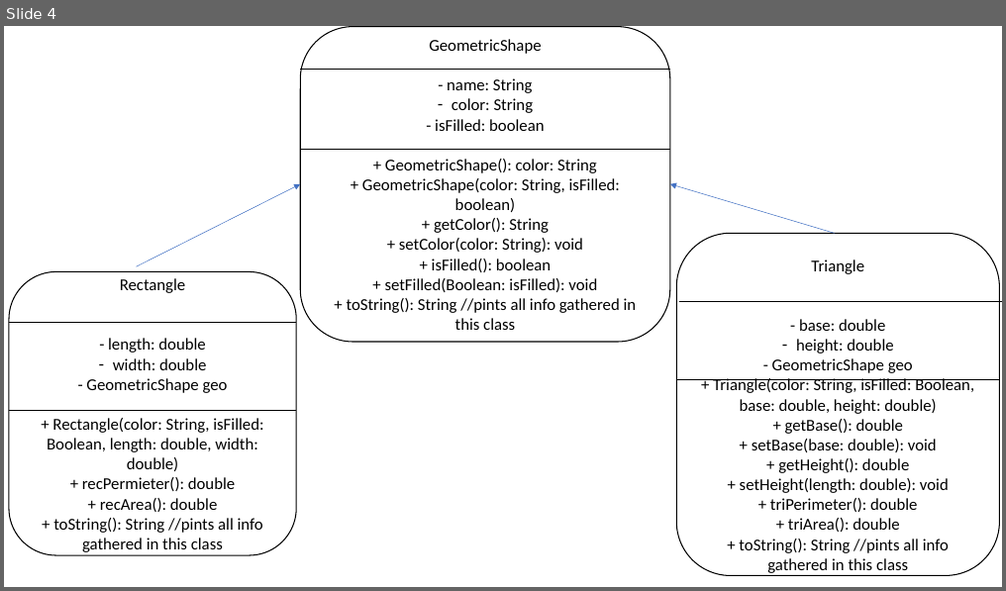
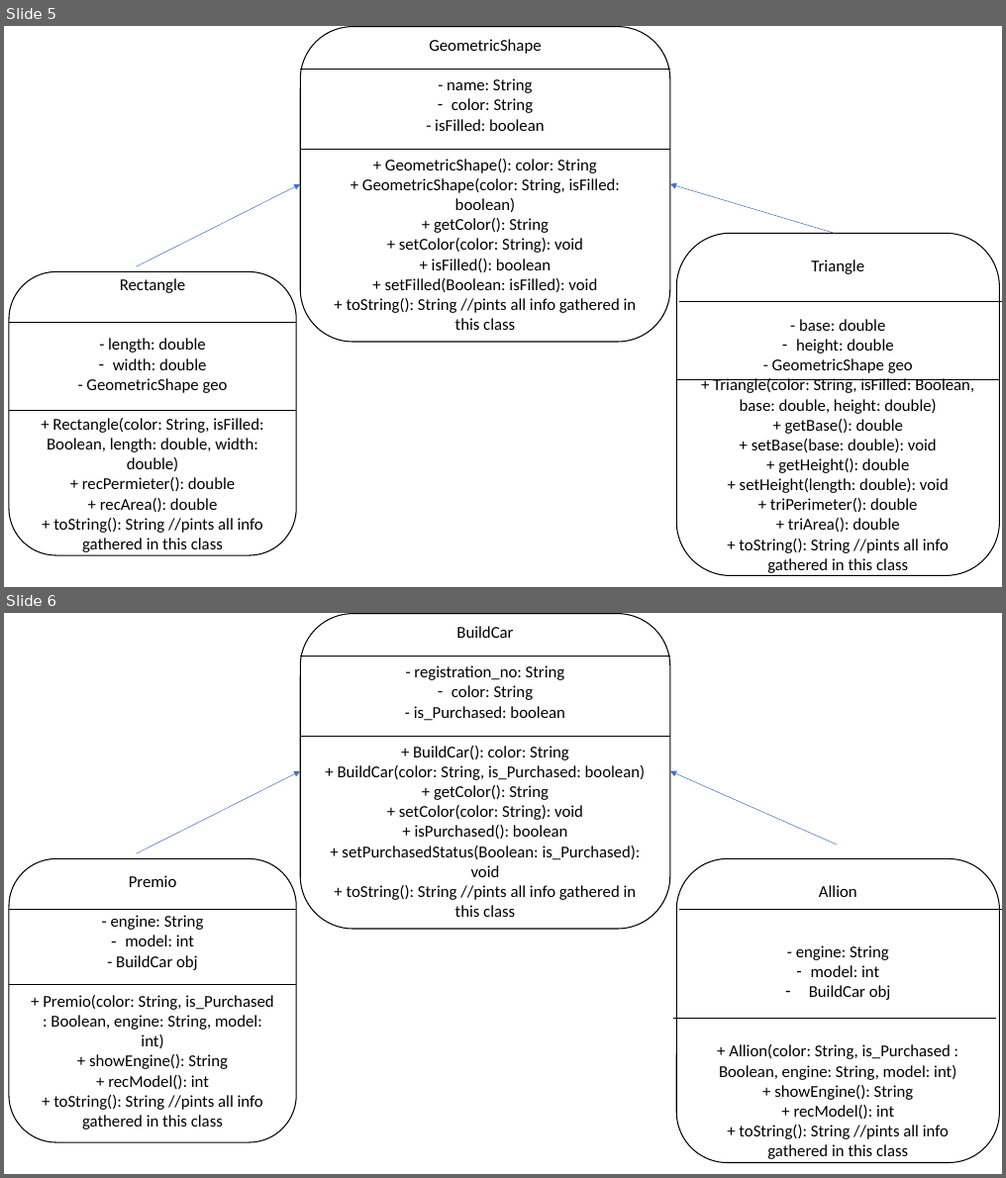
Before and after one commit to TaoseefIshtiak/taoseefishtiak.github.io, a slide deck: CSE215_lab-Manuals/UML.pptx. Shown one above the other, each under a label of ours: slide 4 before the commit, slides 5 and 6 after it. The pictures are 1006x591 and 1006x1178 pixels, drawn with LibreOffice and Linux fonts; fonts in the diff are those of the drawing. Boxes give left, top, right and bottom in pixels: in the first picture for what was removed or moved away, otherwise in the second. Text is boxed around its words. In the diff, an @@ line names an element or a change of style, - is before the commit and + after.

```diff
--- a/CSE215_lab-Manuals/UML.pptx
+++ b/CSE215_lab-Manuals/UML.pptx
@@ slide 6 added at [4,613,1002,1174], background #FFFFFF @@
@@ rounded rectangle added at [300,614,670,929], outline #000000 1 pt, 16 pt, text #000000 @@
+BuildCar
+- registration_no: String
+– color: String
+- is_Purchased: boolean
++ BuildCar(): color: String
++ BuildCar(color: String, is_Purchased: boolean)
++ getColor(): String
++ setColor(color: String): void
++ isPurchased(): boolean
++ setPurchasedStatus(Boolean: is_Purchased): void
++ toString(): String //pints all info gathered in this class
@@ line added from (300, 656) to (670, 656), #000000 0.5 pt @@
@@ line added from (300, 736) to (670, 736), #000000 0.5 pt @@
@@ arrow added from (136, 854) to (300, 771), #4472C4 0.5 pt @@
@@ arrow added from (837, 845) to (670, 771), #4472C4 0.5 pt @@
@@ rounded rectangle added at [9,860,297,1143], outline #000000 1 pt, 16 pt, text #000000 @@
+Premio
+- engine: String
+– model: int
+- BuildCar obj
++ Premio(color: String, is_Purchased : Boolean, engine: String, model: int)
++ showEngine(): String
++ recModel(): int
++ toString(): String //pints all info gathered in this class
@@ rounded rectangle added at [677,860,1000,1163], outline #000000 1 pt, 16 pt, text #000000 @@
+Allion
+- engine: String
+– model: int
+– BuildCar obj
++ Allion(color: String, is_Purchased : Boolean, engine: String, model: int)
++ showEngine(): String
++ recModel(): int
++ toString(): String //pints all info gathered in this class
@@ line added from (9, 909) to (297, 909), #000000 0.5 pt @@
@@ line added from (679, 909) to (1002, 909), #000000 0.5 pt @@
@@ line added from (9, 984) to (297, 984), #000000 0.5 pt @@
@@ line added from (673, 1018) to (996, 1018), #000000 0.5 pt @@
@@ what was slide 4 is now slide 5 @@
```
Also in this commit, not shown: 1 other slide added, 19 other files.
